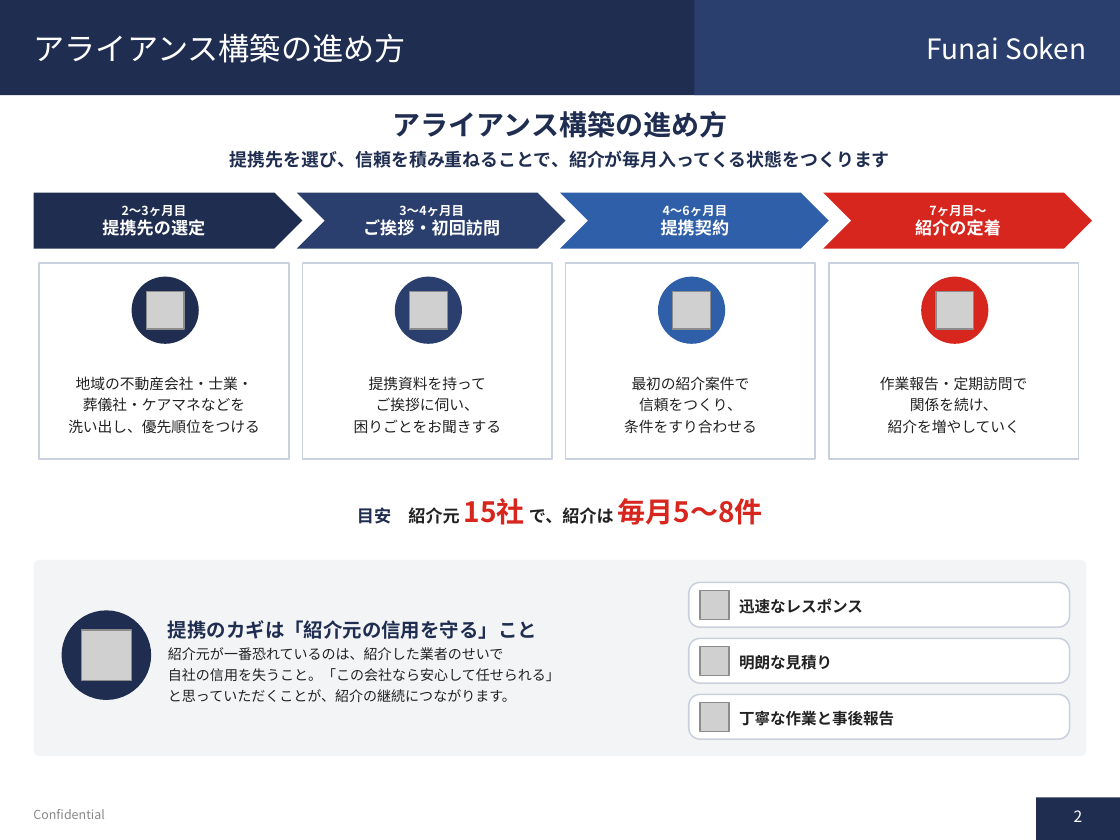
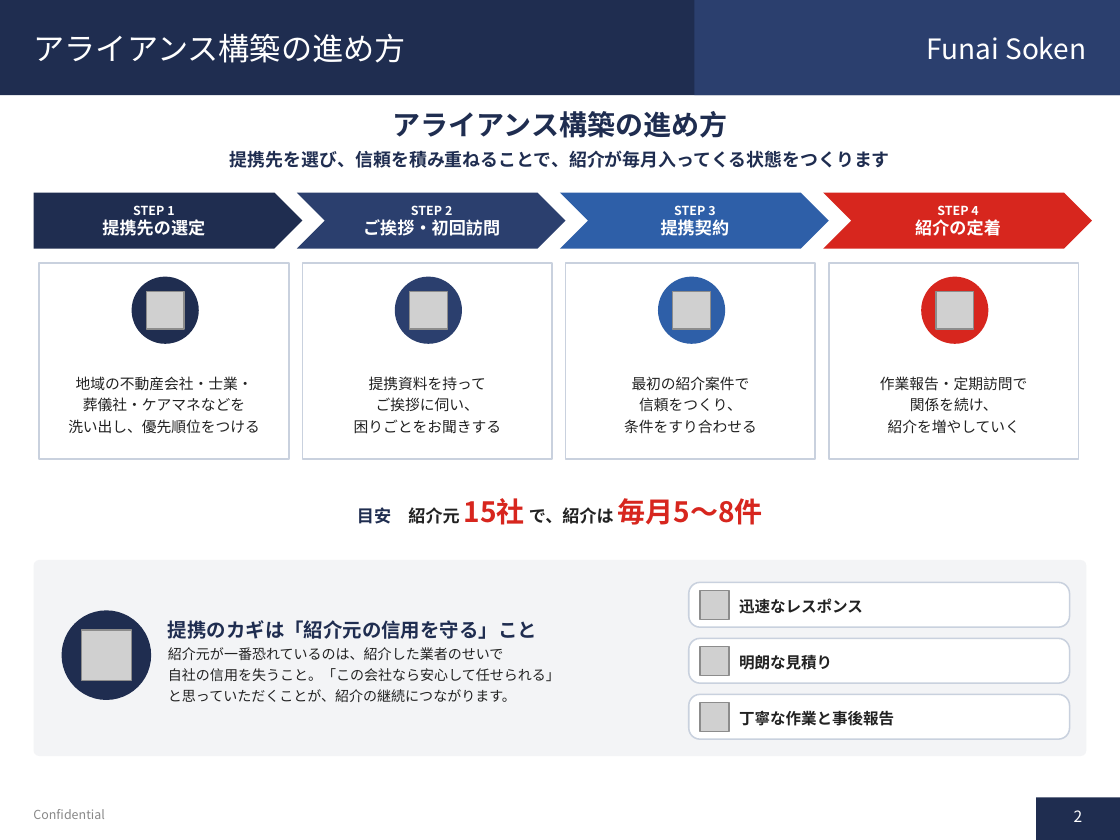
Before and after one commit to soshiro-iki-sys/-, a slide deck: slide 2 of proposals/アライアンス提携.pptx. Drawn at 1120x840 pixels with LibreOffice and Linux fonts; fonts in the diff are those of the drawing; grey boxes stand for pictures. Boxes give left, top, right and bottom in pixels: in the first picture for what was removed or moved away, otherwise in the second. Text is boxed around its words. In the diff, an @@ line names an element or a change of style, - is before the commit and + after.

```diff
--- a/proposals/アライアンス提携.pptx
+++ b/proposals/アライアンス提携.pptx
@@ text at [133, 205, 174, 215]: text changed @@
-2〜3ヶ月目
+STEP 1
@@ text at [411, 205, 452, 215]: text changed @@
-3〜4ヶ月目
+STEP 2
@@ text at [674, 205, 715, 215]: text changed @@
-4〜6ヶ月目
+STEP 3
@@ text at [937, 205, 978, 215]: text changed @@
-7ヶ月目〜
+STEP 4
```
Also in this commit, not shown: 2 other files.
